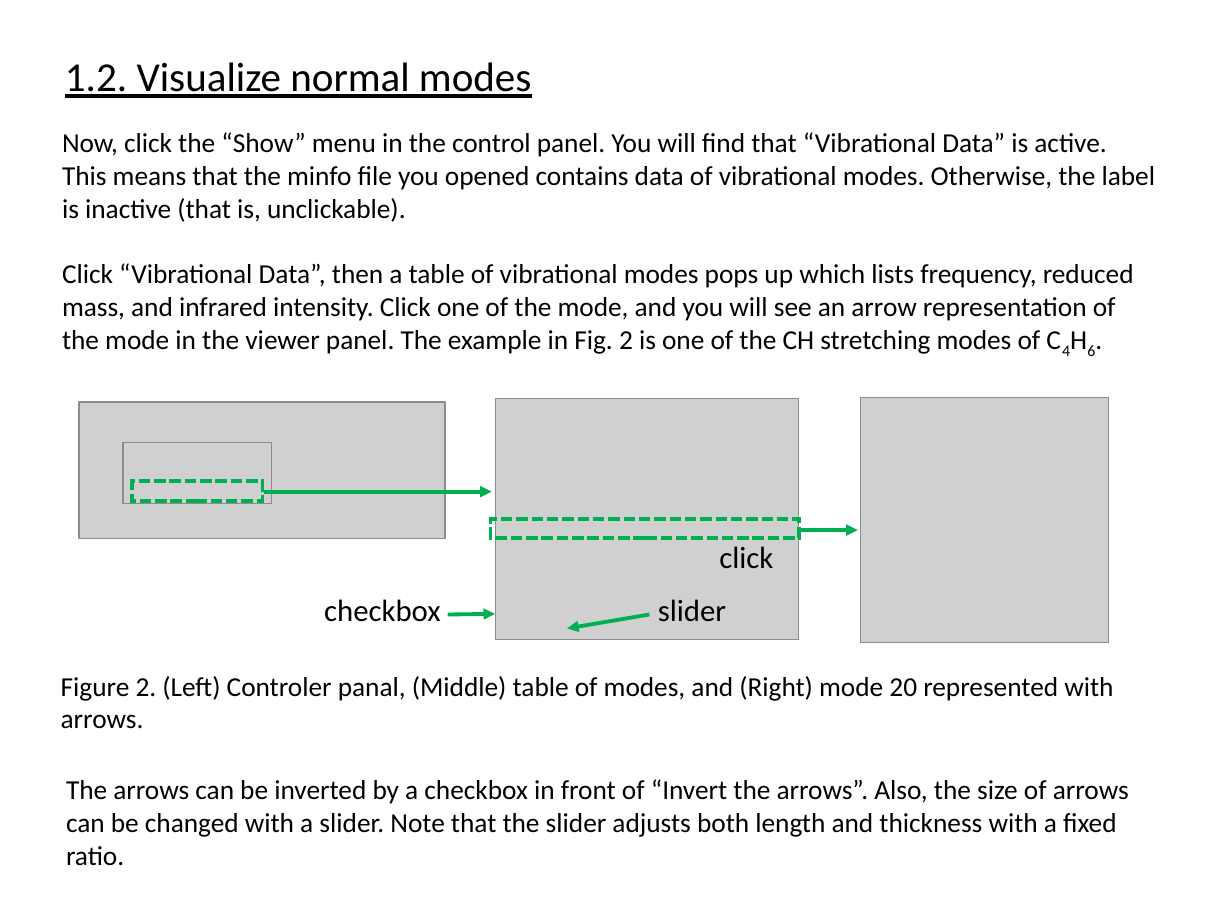
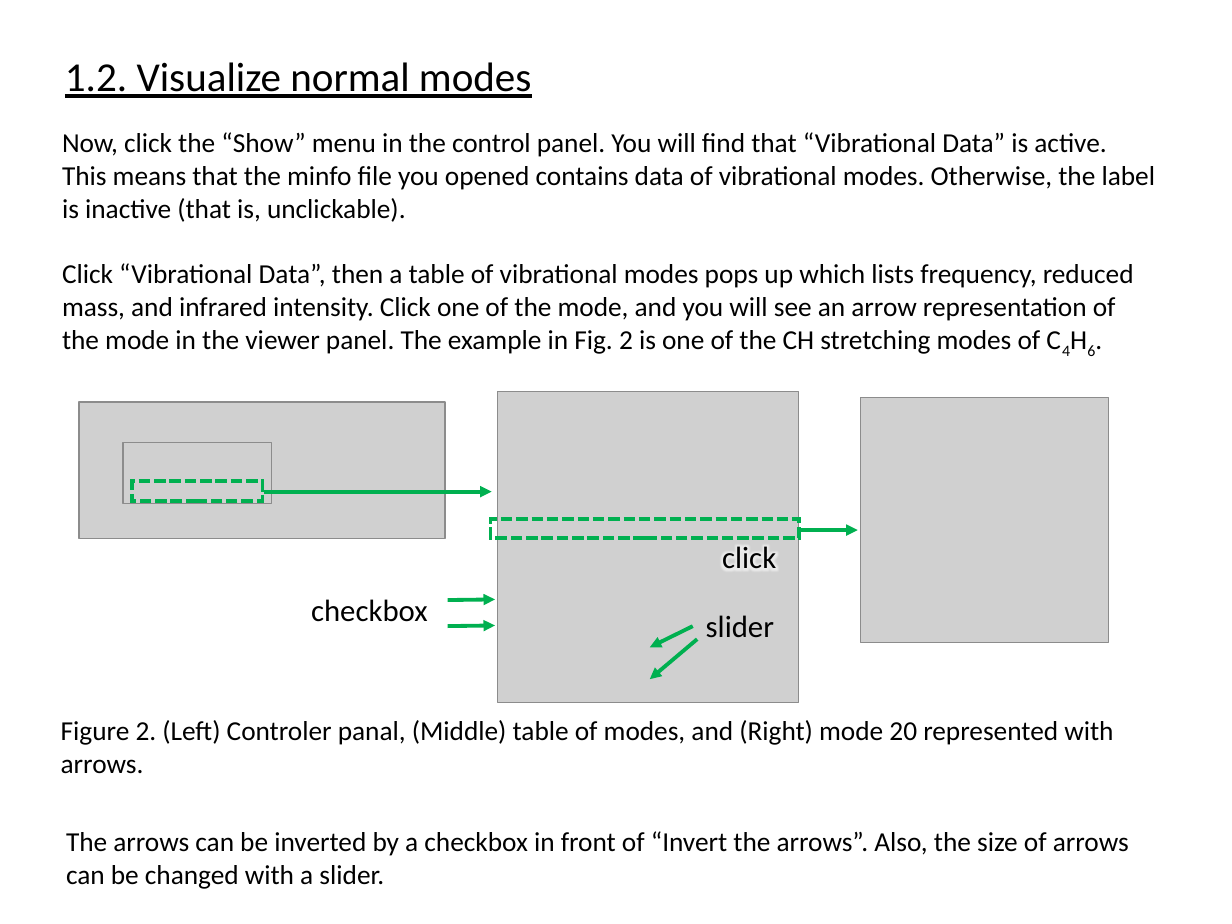
Before and after one commit to yagikiyoshi/sindo, a slide deck: slide 3 of doc/JSindo/usage.pptx. Drawn at 1232x924 pixels with LibreOffice and Linux fonts; fonts in the diff are those of the drawing; grey boxes stand for pictures. Boxes give left, top, right and bottom in pixels: in the first picture for what was removed or moved away, otherwise in the second. Text is boxed around its words. In the diff, an @@ line names an element or a change of style, - is before the commit and + after.

Commit message:
update arrows and manual

```diff
--- a/doc/JSindo/usage.pptx
+++ b/doc/JSindo/usage.pptx
@@ picture: place and size @@
-picture at box(495, 398, 798, 639)
+picture at box(498, 392, 798, 703)
@@ text "checkbox": place and size @@
-text "checkbox" at box(324, 599, 441, 622)
+text "checkbox" at box(311, 599, 428, 622)
@@ arrow moved from (447, 615) - (495, 614) to (447, 626) - (495, 626) @@
@@ arrow added from (447, 600) to (495, 600), #00B050 2.25 pt @@
@@ arrow moved from (649, 615) - (567, 628) to (692, 626) - (649, 647) @@
@@ text "slider": place and size @@
-text "slider" at box(658, 599, 726, 622)
+text "slider" at box(706, 615, 774, 638)
@@ arrow added from (697, 639) to (649, 679), #00B050 2.25 pt @@
@@ text "Figure 2. (Left) Controler panal, ...": place and size @@
-text "Figure 2. (Left) Controler panal, ..." at box(61, 676, 1113, 729)
+text "Figure 2. (Left) Controler panal, ..." at box(61, 720, 1113, 774)
@@ text at box(66, 831, 1129, 889): text changed @@
-The arrows can be inverted by a checkbox in front of “Invert the arrows”. Also, the size of arrows can be changed with a slider. Note that the slider adjusts both length and thickness with a fixed ratio.
+The arrows can be inverted by a checkbox in front of “Invert the arrows”. Also, the size of arrows can be changed with a slider.
```
Also in this commit, not shown: 3 other slides changed, 11 other files.
